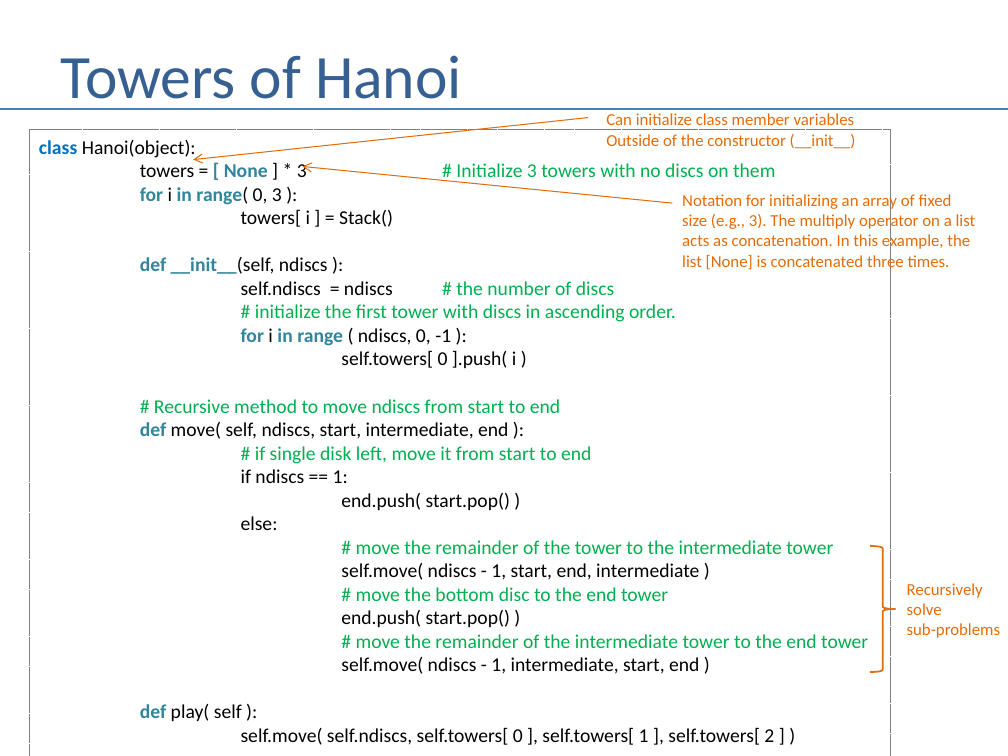
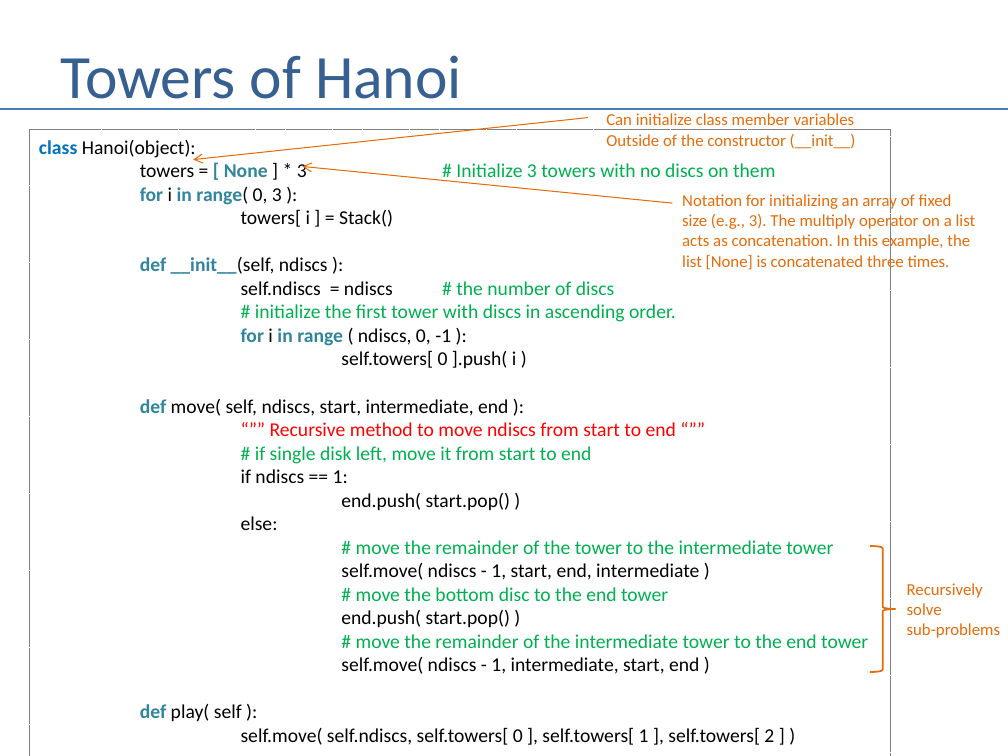
Before and after one commit to andrewferlitsch/Portland-Data-Science-Group, a slide deck: slide 39 of Presentations/Whiteboarding.pptx. Drawn at 1008x756 pixels with LibreOffice and Linux fonts; fonts in the diff are those of the drawing. Boxes give left, top, right and bottom in pixels: in the first picture for what was removed or moved away, otherwise in the second. Text is boxed around its words. In the diff, an @@ line names an element or a change of style, - is before the commit and + after.

```diff
--- a/Presentations/Whiteboarding.pptx
+++ b/Presentations/Whiteboarding.pptx
@@ text in rectangle at <box>154,399,560,413</box>: paragraph removed @@
-# Recursive method to move ndiscs from start to end
@@ text in rectangle at <box>270,422,676,436</box>: paragraph added @@
+“”” Recursive method to move ndiscs from start to end “””
```
Also in this commit, not shown: 7 other slides changed, 1 other file.
